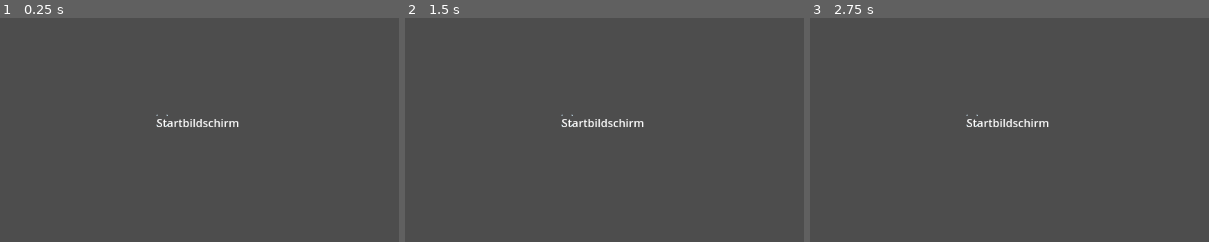
Above: before the commit, frames 1-3 (left to right).
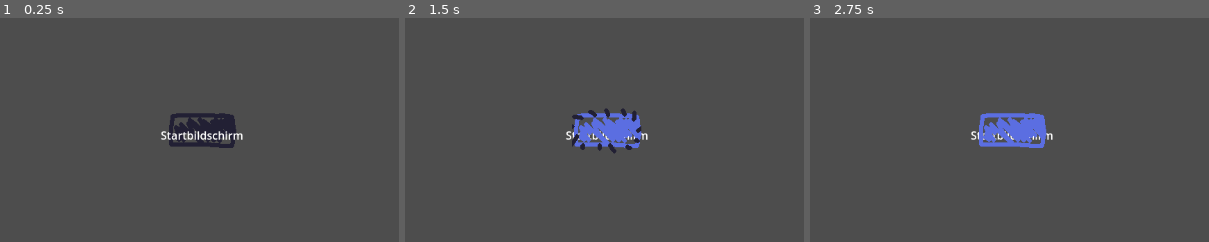
Above: after the commit, the same moments.

Repository: Lukas74m/gae_ca2
Game: Godot game, scene res://scenes/deathscreen/deathscreen.tscn
Same seed, same stepped clock (60 frames per second), same inputs: the game is played once before the commit and once after it. This scene is started directly instead of the project's main scene.
Inputs:
- Up to frame 1 (0.25 s): no input
- Up to frame 2 (1.5 s): click "Startbildschirm" at 0.5 s; click "Startbildschirm" at 1.25 s
- Up to frame 3 (2.75 s): click "Startbildschirm" at 2 s
The pictures show only the part of the screen within x 25-75%, y 22-72%; the shares and areas given below are measured in that part.

The runs differ from the first frame. In frame 1, 2.3% of the frame differs, in the area x 39-61%, y 42-59%; in frame 2, 2.6%, in the area x 39-61%, y 40-61%; in frame 3, 2.5%.

Commit message:
deathscreen Button

Diff:
--- a/gae-ca2/scenes/deathscreen/deathscreen.tscn
+++ b/gae-ca2/scenes/deathscreen/deathscreen.tscn
@@ -1,25 +1,96 @@
-[gd_scene load_steps=4 format=3 uid="uid://bssklr8wevq48"]
+[gd_scene load_steps=12 format=3 uid="uid://bssklr8wevq48"]
 
 [ext_resource type="Script" uid="uid://mbxpwk46vjra" path="res://scripts/deathscreen/deathscreen.gd" id="1_d4h8k"]
 [ext_resource type="Script" uid="uid://3ec3cm3265m7" path="res://scripts/deathscreen/texture_button.gd" id="2_bssjh"]
-[ext_resource type="Texture2D" uid="uid://vin4wv4t3hn5" path="res://assets/pixel dungeon asset pack/2D Pixel Dungeon Asset Pack/interface/square_right_2_4.png" id="2_jco5j"]
+[ext_resource type="Texture2D" uid="uid://rwdm74nqhelq" path="res://assets/buttons/Test_Button.png" id="2_u6gas"]
+[ext_resource type="Texture2D" uid="uid://drsj06k5do28m" path="res://assets/buttons/Test_Button_Hover.png" id="3_3638j"]
+[ext_resource type="Texture2D" uid="uid://wkwoejl3hpar" path="res://assets/buttons/Test_Button_On_Click.png" id="5_3638j"]
+
+[sub_resource type="AtlasTexture" id="AtlasTexture_btbqu"]
+atlas = ExtResource("5_3638j")
+region = Rect2(0, 0, 100, 100)
+
+[sub_resource type="AtlasTexture" id="AtlasTexture_gm5rc"]
+atlas = ExtResource("5_3638j")
+region = Rect2(100, 0, 100, 100)
+
+[sub_resource type="AtlasTexture" id="AtlasTexture_esdwi"]
+atlas = ExtResource("5_3638j")
+region = Rect2(200, 0, 100, 100)
+
+[sub_resource type="AtlasTexture" id="AtlasTexture_sp2op"]
+atlas = ExtResource("5_3638j")
+region = Rect2(300, 0, 100, 100)
+
+[sub_resource type="AtlasTexture" id="AtlasTexture_t037i"]
+atlas = ExtResource("5_3638j")
+region = Rect2(400, 0, 100, 100)
+
+[sub_resource type="SpriteFrames" id="SpriteFrames_s586m"]
+animations = [{
+"frames": [{
+"duration": 1.0,
+"texture": SubResource("AtlasTexture_btbqu")
+}, {
+"duration": 1.0,
+"texture": SubResource("AtlasTexture_gm5rc")
+}, {
+"duration": 1.0,
+"texture": SubResource("AtlasTexture_esdwi")
+}, {
+"duration": 1.0,
+"texture": SubResource("AtlasTexture_sp2op")
+}, {
+"duration": 1.0,
+"texture": SubResource("AtlasTexture_t037i")
+}],
+"loop": false,
+"name": &"click",
+"speed": 10.0
+}]
 
 [node name="Deathscreen" type="Node2D"]
 script = ExtResource("1_d4h8k")
 
 [node name="TextureButton" type="TextureButton" parent="."]
-offset_left = 517.0
-offset_top = 281.0
-offset_right = 638.0
-offset_bottom = 306.0
-size_flags_horizontal = 8
-texture_normal = ExtResource("2_jco5j")
+anchors_preset = 8
+anchor_left = 0.5
+anchor_top = 0.5
+anchor_right = 0.5
+anchor_bottom = 0.5
+offset_left = 532.0
+offset_top = 260.0
+offset_right = 632.0
+offset_bottom = 360.0
+grow_horizontal = 2
+grow_vertical = 2
+texture_normal = ExtResource("2_u6gas")
+texture_hover = ExtResource("3_3638j")
 script = ExtResource("2_bssjh")
 
 [node name="Label" type="Label" parent="TextureButton"]
-layout_mode = 0
-offset_right = 40.0
-offset_bottom = 23.0
+layout_mode = 1
+anchors_preset = 8
+anchor_left = 0.5
+anchor_top = 0.5
+anchor_right = 0.5
+anchor_bottom = 0.5
+offset_left = -59.5
+offset_top = -11.5
+offset_right = 59.5
+offset_bottom = 11.5
+grow_horizontal = 2
+grow_vertical = 2
 text = "Startbildschirm"
+horizontal_alignment = 1
+vertical_alignment = 1
+
+[node name="AnimatedSprite2D" type="AnimatedSprite2D" parent="TextureButton"]
+position = Vector2(50, 50)
+sprite_frames = SubResource("SpriteFrames_s586m")
+animation = &"click"
+frame = 4
+frame_progress = 1.0
 
 [connection signal="pressed" from="TextureButton" to="TextureButton" method="_on_pressed"]
+[connection signal="animation_finished" from="TextureButton/AnimatedSprite2D" to="TextureButton" method="_on_animated_sprite_2d_animation_finished"]
--- a/gae-ca2/scripts/deathscreen/texture_button.gd
+++ b/gae-ca2/scripts/deathscreen/texture_button.gd
@@ -1,16 +1,18 @@
 extends TextureButton
-
+@onready var deathscreen_button: AnimatedSprite2D = $AnimatedSprite2D
+var start_menu_after_animation
 
 # Called when the node enters the scene tree for the first time.
 func _ready() -> void:
-	pass # Replace with function body.
-
-
-# Called every frame. 'delta' is the elapsed time since the previous frame.
-func _process(delta: float) -> void:
-	pass
-
+	deathscreen_button.visible = false
+	deathscreen_button.stop()
+	start_menu_after_animation = false
 
 func _on_pressed() -> void:
-	pass
-	#get_tree().change_scene_to_file("res://scenes/deathscreen/deathscreen.tscn")
+	deathscreen_button.visible = true
+	deathscreen_button.play("click")
+	start_menu_after_animation = true
+
+func _on_animated_sprite_2d_animation_finished() -> void:
+	if start_menu_after_animation:
+		get_tree().change_scene_to_file("res://scenes/mainMenu/Main_Menu.tscn")
